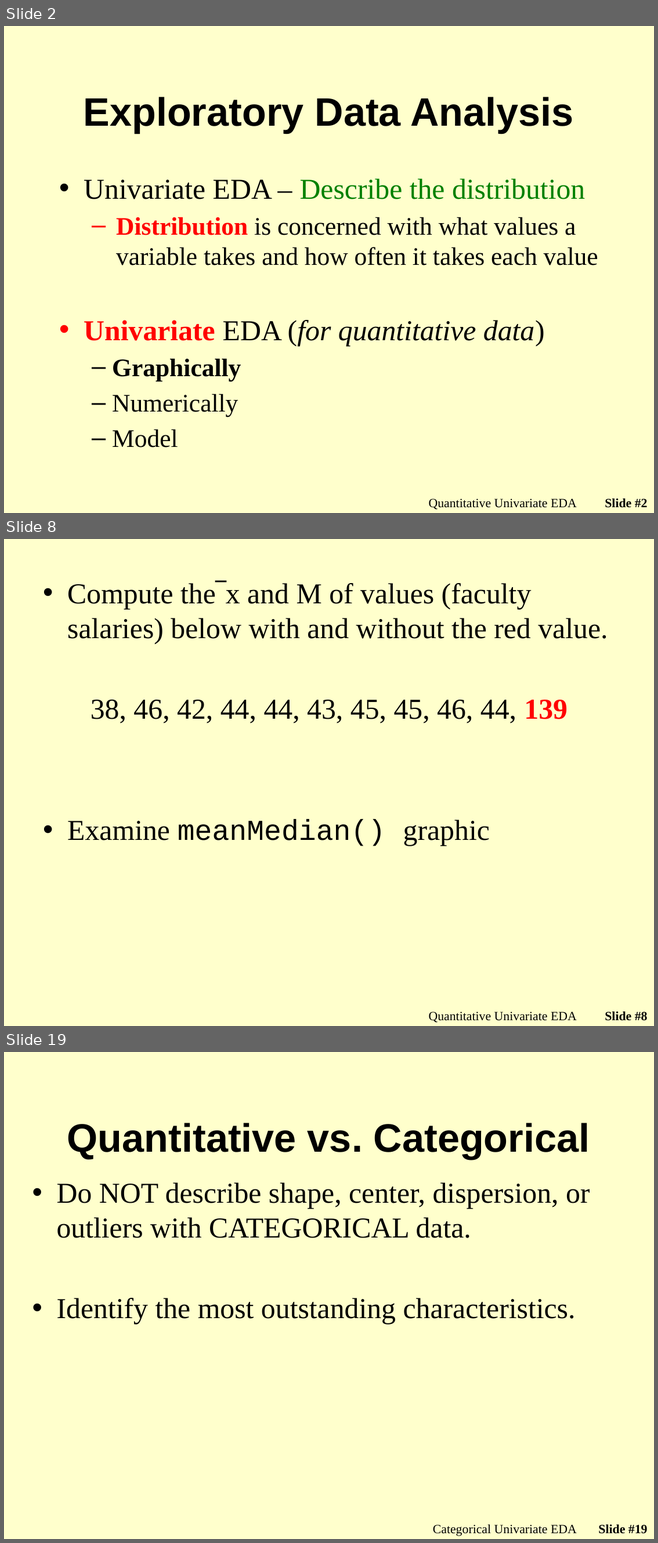
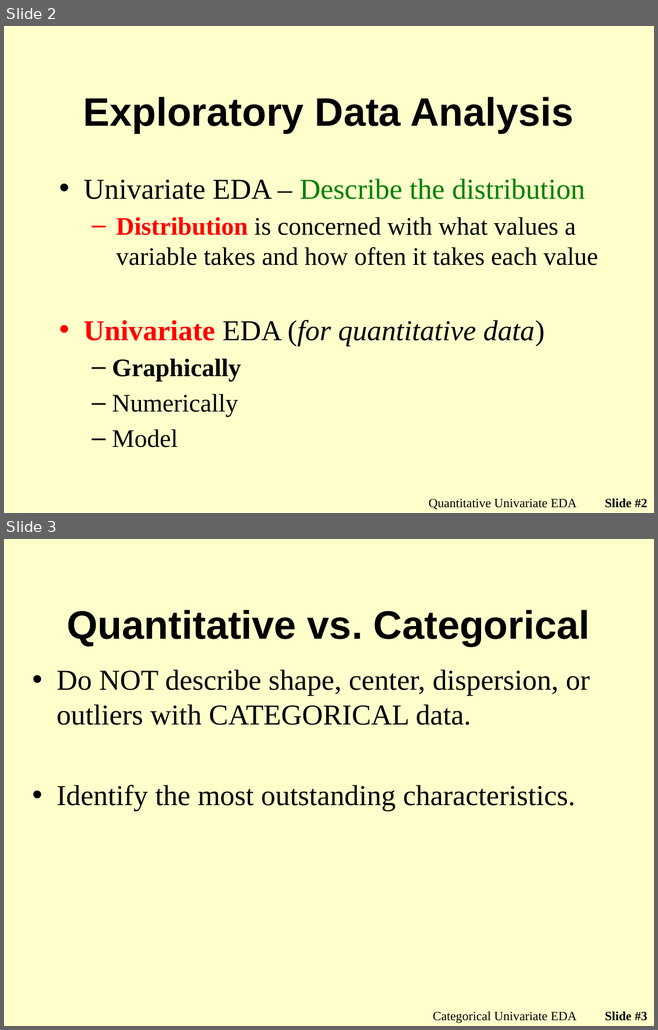
Before and after one commit to droglenc/NCMTH107, a slide deck: modules/UnivEDA_Categorical/PPT_old.pptx. Shown one above the other, each under a label of ours: slides 2, 8 and 19 before the commit, slides 2 and 3 after it; the slides between them are not shown. The pictures are 658x1543 and 658x1030 pixels, drawn with LibreOffice and Linux fonts; fonts in the diff are those of the drawing; background and template pictures are left out. Boxes give left, top, right and bottom in pixels: in the first picture for what was removed or moved away, otherwise in the second. Text is boxed around its words. In the diff, an @@ line names an element or a change of style, - is before the commit and + after.

```diff
--- a/modules/UnivEDA_Categorical/PPT_old.pptx
+++ b/modules/UnivEDA_Categorical/PPT_old.pptx
@@ slide 8 removed at <box>4,539,654,1026</box>, background picture (left out) @@
@@ text removed at <box>67,581,607,846</box> @@
-• Compute the‾x and M of values (faculty salaries) below with and without the red value.
-38, 46, 42, 44, 44, 43, 45, 45, 46, 44, 139
-• Examine meanMedian() graphic
@@ text removed at <box>429,1012,576,1023</box> @@
-Quantitative Univariate EDA
@@ page number removed at <box>604,1012,647,1021</box> @@
-Slide #8
@@ what was slide 19 is now slide 3 @@
@@ page number at <box>604,1012,647,1021</box>: text changed @@
-Slide #19
+Slide #3
```
Also in this commit, not shown: 15 other slides removed, 35 other files.
